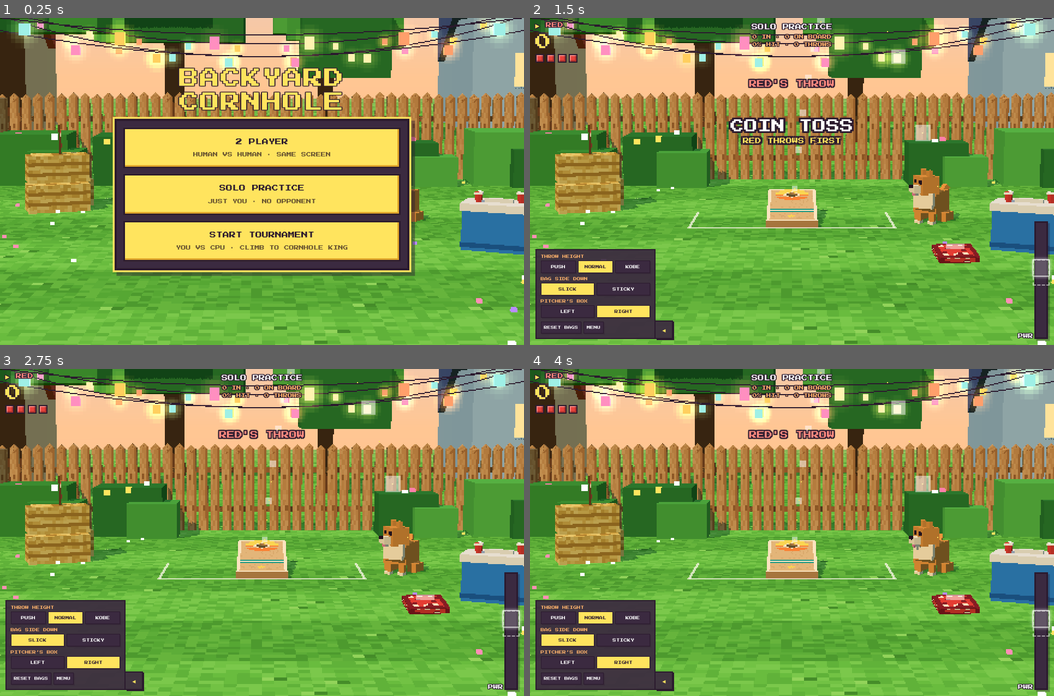
Above: before the commit, frames 1-4 (two rows, left to right).
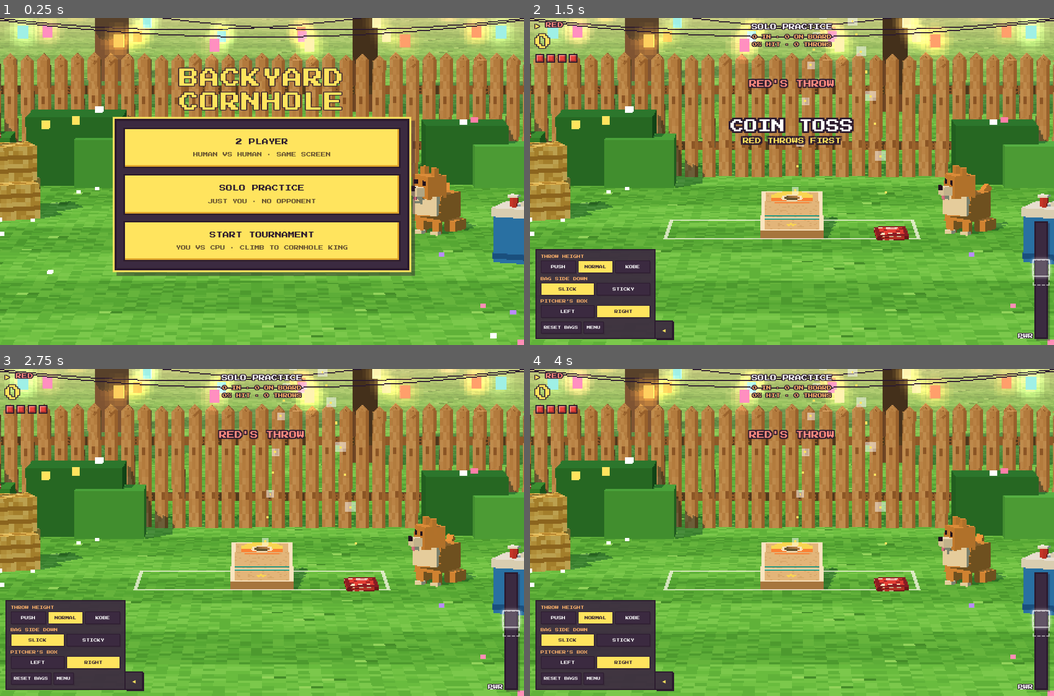
Above: after the commit, the same moments.

Repository: Ashe-Oro/backyard-games
Game: browser game, page index.html
Two runs of this game, one before a commit and one after it. Both use one fixed random seed, a clock stepped at 60 frames per second and the inputs below.
Inputs:
- Up to frame 1 (0.25 s): no input
- Up to frame 2 (1.5 s): click "SOLO PRACTICE JUST YOU · NO O…" at 0.27 s; click "NORMAL" at 0.52 s; tap Space at 1.1 s
- Up to frame 3 (2.75 s): tap Space at 1.6, 2.1, 2.6 s
- Up to frame 4 (4 s): tap Space at 3.1, 3.6 s

The runs differ from the first frame. In frame 1, 43% of the frame differs, in the area x 0-100%, y 0-100%; in frame 2, 55%; in frame 3, 56%; in frame 4, 56%.

Commit message:
Codex batch 17: one board, bigger bags, closer framing

Diff:
--- /dev/null
+++ b/codex-out-17.txt
@@ -0,0 +1,5 @@
+Implemented task 17: removed the extra board, enlarged bags 30%, and tightened phone and desktop framing while preserving physics and controls.
+
+All 16 test suites pass. Requested screenshots are saved as `shots/task17-*.png`.
+
+Details: [codex-summary-17.md](/workspace/cornhole/codex-summary-17.md).
--- a/index.html
+++ b/index.html
@@ -202,7 +202,7 @@
 const scene = new THREE.Scene();
 scene.fog = new THREE.Fog('#ffd3a8', 26, 75);
 const camera = new THREE.PerspectiveCamera(19, 1, 0.1, 200);
-const CAM_POS = new THREE.Vector3(0, 2.05, 3.2);
+const CAM_POS = new THREE.Vector3(0, 3.6, 14);
 const CAM_LOOK = new THREE.Vector3(0, 0.5, -8.7);
 camera.position.copy(CAM_POS); camera.lookAt(CAM_LOOK);
 camera.userData.look = CAM_LOOK.clone();
@@ -212,13 +212,13 @@
   const scale = Math.max(1, Math.round(Math.min(h, w * 0.85) / 310));
   renderer.setSize(Math.ceil(w / scale), Math.ceil(h / scale), false);
   camera.aspect = w / h;
-  // Pull back only on narrow portraits: both release origins fit above the menu.
-  // Framing depends only on viewport size, never on aim or selected box.
+  // Fit the real hand origins and target together with a tighter field of view.
+  // Viewport alone controls framing; aiming and box selection never move it.
   const portrait = Math.max(0, Math.min(1, (0.85 - camera.aspect) / 0.25));
   camera.position.copy(CAM_POS).lerp(new THREE.Vector3(0, 5, 14), portrait);
   camera.lookAt(CAM_LOOK);
-  camera.fov = Math.max(19, 2 * Math.atan(Math.tan(11 * Math.PI / 180) / camera.aspect) * 180 / Math.PI);
-  camera.fov += (25 - camera.fov) * portrait;
+  camera.fov = Math.max(8, 2 * Math.atan(Math.tan(4 * Math.PI / 180) / camera.aspect) * 180 / Math.PI);
+  camera.fov += (21.3 - camera.fov) * portrait;
   camera.updateProjectionMatrix();
 }
 addEventListener('resize', resize); resize();
@@ -510,8 +510,6 @@
 }
 const target = makeBoard(boardTexture('#e8c28c', { c: '#1aa39a', shade: '#ddb47c' }, '#ffe45e', '#ff8a3d'));
 target.outer.position.z = BOARD_Z; scene.add(target.outer);
-const nearB = makeBoard(boardTexture('#e8423c', { c: '#1aa39a', shade: '#d63b36' }, '#ffe45e', '#ff8a3d'));
-nearB.outer.rotation.y = Math.PI; scene.add(nearB.outer);
 // chalk court: foul lines at both board fronts + 3 ft x 4 ft pitcher's boxes either side of each board
 {
   const chalk = basic({ color: '#fff8ec', transparent: true, opacity: 0.75 });
@@ -669,6 +667,8 @@
     const x = p.getX(i) / (BAG / 2), z = p.getZ(i) / (BAG / 2);
     p.setY(i, p.getY(i) * (1 - 0.45 * (x * x + z * z) / 2));
   }
+  // Render bags 30% larger; physics retains the batch-12 cloth dimensions.
+  g.scale(1.3, 1.3, 1.3);
   g.computeVertexNormals(); return g;
 })();
 // box faces: +x,-x,+y(top),-y(bottom),+z,-z ; slick (duck cloth) on top, sticky (suede) underneath when "slick side down" is flipped
@@ -1235,6 +1235,8 @@
     if (b.state === 'fly') { m.rotation.y += b.spin * dt; m.rotation.x = Math.sin(b.t * b.tumble) * 0.25; m.rotation.z = Math.cos(b.t * b.tumble * 0.7) * 0.15; }
     else if (onDeck(b) || b.state === 'hole') { const yaw = b.yaw ?? (b.yaw = m.rotation.y); if (b.state === 'slide') b.yaw += b.spin * dt * 0.3; m.quaternion.copy(boardQ); m.rotateY(b.yaw); }
     else if (b.state === 'ground' || b.state === 'grass') { m.rotation.x = 0; m.rotation.z = 0; }
+    // Soft cloth folds inward while passing through the six-inch opening.
+    m.scale.setScalar(b.state === 'hole' ? .53 : 1);
     m.visible = b.state !== 'in' && b.state !== 'removed';
     if (b.state === 'slide') b.spin *= Math.pow(0.1, dt);
   }
--- /dev/null
+++ b/shots/task17-projections.json
@@ -0,0 +1,378 @@
+[
+  {
+    "viewport": [
+      390,
+      844
+    ],
+    "side": "left",
+    "bag": {
+      "x": 101.58136288441851,
+      "y": 545.4805989793978
+    },
+    "gap": 0,
+    "preview": 0,
+    "radius": 0.1400919940590577,
+    "hole": 0.07619999999999999,
+    "board": [
+      {
+        "x": 164.9474811338396,
+        "y": 470.7785391183765
+      },
+      {
+        "x": 166.37499783057675,
+        "y": 426.65942597974225
+      },
+      {
+        "x": 225.05251886616043,
+        "y": 470.7785391183765
+      },
+      {
+        "x": 223.62500216942328,
+        "y": 426.65942597974225
+      }
+    ],
+    "camera": [
+      [
+        0,
+        5,
+        14
+      ],
+      [
+        -0.09769425016343736,
+        0,
+        0,
+        0.9952164756900902
+      ],
+      21.3
+    ]
+  },
+  {
+    "viewport": [
+      390,
+      844
+    ],
+    "side": "right",
+    "bag": {
+      "x": 288.4186371155815,
+      "y": 545.4805989793978
+    },
+    "gap": 0,
+    "preview": 0,
+    "radius": 0.1400919940590577,
+    "hole": 0.07619999999999999,
+    "board": [
+      {
+        "x": 164.9474811338396,
+        "y": 470.7785391183765
+      },
+      {
+        "x": 166.37499783057675,
+        "y": 426.65942597974225
+      },
+      {
+        "x": 225.05251886616043,
+        "y": 470.7785391183765
+      },
+      {
+        "x": 223.62500216942328,
+        "y": 426.65942597974225
+      }
+    ],
+    "camera": [
+      [
+        0,
+        5,
+        14
+      ],
+      [
+        -0.09769425016343736,
+        0,
+        0,
+        0.9952164756900902
+      ],
+      21.3
+    ]
+  },
+  {
+    "viewport": [
+      456,
+      1024
+    ],
+    "side": "left",
+    "bag": {
+      "x": 114.65795686450775,
+      "y": 661.8153238802172
+    },
+    "gap": 0,
+    "preview": 0,
+    "radius": 0.1400919940590577,
+    "hole": 0.07619999999999999,
+    "board": [
+      {
+        "x": 191.53817616238356,
+        "y": 571.18154509149
+      },
+      {
+        "x": 193.27013954799833,
+        "y": 517.6531424209195
+      },
+      {
+        "x": 264.4618238376164,
+        "y": 571.18154509149
+      },
+      {
+        "x": 262.7298604520017,
+        "y": 517.6531424209195
+      }
+    ],
+    "camera": [
+      [
+        0,
+        5,
+        14
+      ],
+      [
+        -0.09769425016343736,
+        0,
+        0,
+        0.9952164756900902
+      ],
+      21.3
+    ]
+  },
+  {
+    "viewport": [
+      456,
+      1024
+    ],
+    "side": "right",
+    "bag": {
+      "x": 341.34204313549225,
+      "y": 661.8153238802172
+    },
+    "gap": 0,
+    "preview": 0,
+    "radius": 0.1400919940590577,
+    "hole": 0.07619999999999999,
+    "board": [
+      {
+        "x": 191.53817616238356,
+        "y": 571.18154509149
+      },
+      {
+        "x": 193.27013954799833,
+        "y": 517.6531424209195
+      },
+      {
+        "x": 264.4618238376164,
+        "y": 571.18154509149
+      },
+      {
+        "x": 262.7298604520017,
+        "y": 517.6531424209195
+      }
+    ],
+    "camera": [
+      [
+        0,
+        5,
+        14
+      ],
+      [
+        -0.09769425016343736,
+        0,
+        0,
+        0.9952164756900902
+      ],
+      21.3
+    ]
+  },
+  {
+    "viewport": [
+      844,
+      390
+    ],
+    "side": "left",
+    "bag": {
+      "x": 303.8079911919884,
+      "y": 256.69774532586246
+    },
+    "gap": 0,
+    "preview": 0,
+    "radius": 0.1400919940590577,
+    "hole": 0.07619999999999999,
+    "board": [
+      {
+        "x": 384.2237752091248,
+        "y": 253.37074038862298
+      },
+      {
+        "x": 386.0753641368738,
+        "y": 206.16084792339205
+      },
+      {
+        "x": 459.77622479087523,
+        "y": 253.37074038862298
+      },
+      {
+        "x": 457.9246358631262,
+        "y": 206.16084792339205
+      }
+    ],
+    "camera": [
+      [
+        0,
+        3.6,
+        14
+      ],
+      [
+        -0.06781007147987264,
+        0,
+        0,
+        0.9976982480719783
+      ],
+      8
+    ]
+  },
+  {
+    "viewport": [
+      844,
+      390
+    ],
+    "side": "right",
+    "bag": {
+      "x": 540.1920088080117,
+      "y": 256.69774532586246
+    },
+    "gap": 0,
+    "preview": 0,
+    "radius": 0.1400919940590577,
+    "hole": 0.07619999999999999,
+    "board": [
+      {
+        "x": 384.2237752091248,
+        "y": 253.37074038862298
+      },
+      {
+        "x": 386.0753641368738,
+        "y": 206.16084792339205
+      },
+      {
+        "x": 459.77622479087523,
+        "y": 253.37074038862298
+      },
+      {
+        "x": 457.9246358631262,
+        "y": 206.16084792339205
+      }
+    ],
+    "camera": [
+      [
+        0,
+        3.6,
+        14
+      ],
+      [
+        -0.06781007147987264,
+        0,
+        0,
+        0.9976982480719783
+      ],
+      8
+    ]
+  },
+  {
+    "viewport": [
+      1280,
+      800
+    ],
+    "side": "left",
+    "bag": {
+      "x": 397.5548537271556,
+      "y": 526.5594775915127
+    },
+    "gap": 0,
+    "preview": 0,
+    "radius": 0.1400919940590577,
+    "hole": 0.07619999999999999,
+    "board": [
+      {
+        "x": 562.5103081212817,
+        "y": 519.7348520792266
+      },
+      {
+        "x": 566.3084392551258,
+        "y": 422.8940470223427
+      },
+      {
+        "x": 717.4896918787183,
+        "y": 519.7348520792266
+      },
+      {
+        "x": 713.6915607448742,
+        "y": 422.8940470223427
+      }
+    ],
+    "camera": [
+      [
+        0,
+        3.6,
+        14
+      ],
+      [
+        -0.06781007147987264,
+        0,
+        0,
+        0.9976982480719783
+      ],
+      8
+    ]
+  },
+  {
+    "viewport": [
+      1280,
+      800
+    ],
+    "side": "right",
+    "bag": {
+      "x": 882.4451462728445,
+      "y": 526.5594775915127
+    },
+    "gap": 0,
+    "preview": 0,
+    "radius": 0.1400919940590577,
+    "hole": 0.07619999999999999,
+    "board": [
+      {
+        "x": 562.5103081212817,
+        "y": 519.7348520792266
+      },
+      {
+        "x": 566.3084392551258,
+        "y": 422.8940470223427
+      },
+      {
+        "x": 717.4896918787183,
+        "y": 519.7348520792266
+      },
+      {
+        "x": 713.6915607448742,
+        "y": 422.8940470223427
+      }
+    ],
+    "camera": [
+      [
+        0,
+        3.6,
+        14
+      ],
+      [
+        -0.06781007147987264,
+        0,
+        0,
+        0.9976982480719783
+      ],
+      8
+    ]
+  }
+]
Binary file added: shots/owner-v7-solo-two-boards.png
Binary file added: shots/task17-1280x800-left.png
Binary file added: shots/task17-1280x800-right.png
Binary file added: shots/task17-390x844-left.png
Binary file added: shots/task17-390x844-right.png
Binary file added: shots/task17-456x1024-left.png
Binary file added: shots/task17-456x1024-right.png
Binary file added: shots/task17-844x390-left.png
Binary file added: shots/task17-844x390-right.png
Not shown, added: CODEX_TASK_17.md
Not shown, added: codex-run-17.log
Not shown, added: codex-summary-17.md
